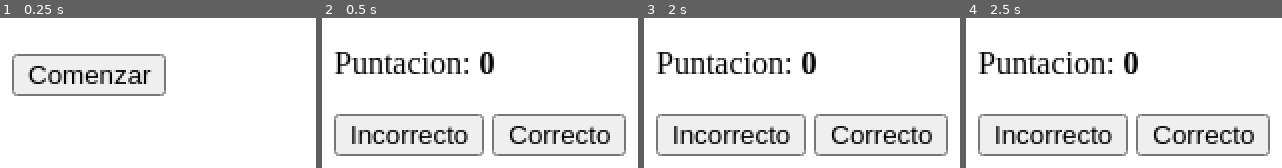
Above: before the commit, frames 1-4 (left to right).
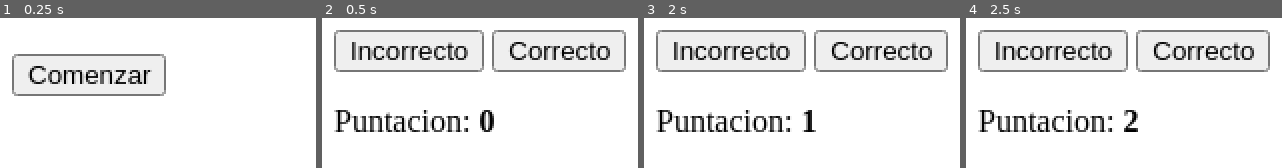
Above: after the commit, the same moments.

Repository: Espexus/btsgame
Game: browser game, page html/jugar.html
The game is run twice, just before and just after one commit, with the same random seed, the same clock (stepped at 60 frames per second) and the same inputs.
Inputs:
- Up to frame 1 (0.25 s): no input
- Up to frame 2 (0.5 s): click "Comenzar" at 0.27 s
- Up to frame 3 (2 s): click "Incorrecto" at 1.27 s; click "Correcto" at 1.87 s
- Up to frame 4 (2.5 s): click "Incorrecto" at 2.02 s; click "Correcto" at 2.47 s

Frame 1 is identical in both runs. In frame 2, 19% of the frame differs, in the area x 3-97%, y 8-92%; in frame 3, 19%; in frame 4, 19%.
Error in both runs: TypeError: Cannot read properties of null (reading 'find')

Commit message:
finalizacion de la logica

Diff:
--- a/html/jugar.html
+++ b/html/jugar.html
@@ -15,10 +15,11 @@
 
     <section class="preguntas" id="preguntas">
 
-        <p>Puntacion: <strong id="puntuacionNumero">0</strong></p>
+
 
         <button id="noPunto" class="boton-pregunta">Incorrecto</button>
         <button id="punto" class="boton-pregunta">Correcto</button>
+        <p>Puntacion: <strong id="puntuacionNumero">0</strong></p>
     </section>
 
     <script src="../js/scriptjuegos.js"></script>
--- a/js/scriptjuegos.js
+++ b/js/scriptjuegos.js
@@ -1,22 +1,25 @@
 (function() {
     let jugadorTurno;
+    let indexPregunta = 0;
+    let puntaje = 0;
+
 
     // vamos a crear aquí las canciones que participan en el concurso
     preguntasPosibles = [
-        {nombre: "Dynamite", imagen: "imgs/Dynamite.jpg"},
-        {nombre: "Butter", imagen: "imgs/Butter.jpg"},
-        {nombre: "Fake Love", imagen: "imgs/Fake Love.jpg"},
-        {nombre: "Spring Day", imagen: "imgs/Spring Day.jpg"},
-        {nombre: "Boy With Luv", imagen: "imgs/Boy With Luv.jpg"},
-        {nombre: "DNA", imagen: "imgs/DNA.jpg"},
-        {nombre: "Blood Sweat & Tears", imagen: "imgs/Blood Sweat & Tears.jpg"},
-        {nombre: "MIC Drop", imagen: "imgs/MIC Drop.jpg"},
-        {nombre: "IDOL", imagen: "imgs/IDOL.jpg"},
-        {nombre: "Black Swan", imagen: "imgs/Black Swan.jpg"},
-        {nombre: "Life Goes On", imagen: "imgs/Life Goes On.jpg"},
-        {nombre: "Fire", imagen: "imgs/Fire.jpg"},
-        {nombre: "Save Me", imagen: "imgs/Save Me.jpg"},
-        {nombre: "Permission to Dance", imagen: "imgs/Permission to Dance.jpg"}
+        {nombre: "Dynamite", imagen: "../imgs/Dynamite.png"},
+        {nombre: "Butter", imagen: "../imgs/Butter.jpg"},
+        {nombre: "Fake Love", imagen: "../imgs/FakeLove.jpg"},
+        {nombre: "Spring Day", imagen: "../imgs/SpringDay.jpg"},
+        {nombre: "Boy With Luv", imagen: "../imgs/BoyWithLuv.jpg"},
+        {nombre: "DNA", imagen: "../imgs/DNA.jpg"},
+        {nombre: "Blood Sweat & Tears", imagen: "../imgs/BloodSweat&Tears.jpg"},
+        {nombre: "MIC Drop", imagen: "../imgs/MICDrop.jpg"},
+        {nombre: "IDOL", imagen: "../imgs/IDOL.jpg"},
+        {nombre: "Black Swan", imagen: "../imgs/BlackSwan.jpg"},
+        {nombre: "Life Goes On", imagen: "../imgs/LifeGoesOn.jpg"},
+        {nombre: "Fire", imagen: "../imgs/Fire.jpg"},
+        {nombre: "Save Me", imagen: "../imgs/SaveMe.jpg"},
+        {nombre: "Permission to Dance", imagen: "../imgs/PermissiontoDance.png"}
     ]
 
     document.addEventListener("DOMContentLoaded", () => {
@@ -25,16 +28,25 @@
 
         if (jugadorTurno == 0){
             botonComenzar.style.display = "none";
+            seccionInicio.innerHTML = "";
+            seccionInicio.display = "block";
 
             jugadores.forEach(jugador => {
                 const p = document.createElement("p");
                 p.classList.add("jugadorPuntacion");
                 p.innerHTML = `Jugador ${jugador.nombre}: ${jugador.puntuacion}`
+
+                seccionInicio.appendChild(p);
             })
+
+
         } else {
             document.getElementById("bienvenida-jugador").innerHTML = `Turno de: ${jugadorTurno.nombre}`
 
             crearPreguntas()
+            actualizarPregunta()
+
+
         }
 
         console.log(jugadorTurno)
@@ -48,12 +60,14 @@
         seccionPreguntas.style.display = "block";
     })
 
+    let preguntas = []
     function crearPreguntas () {
         console.log("ejecuta funcion de crear preguntas")
-        const preguntas = []
         usados = [];
+        preguntas = [];
+
         let numeroRandom = 0;
-        for (i = 0; i <= 10; i++) {
+        for (i = 0; i <= 9; i++) {
             do {
                 numeroRandom = Math.floor(Math.random() * 14)
             } while (usados.includes(numeroRandom))
@@ -62,10 +76,57 @@
             preguntas.push(preguntasPosibles[numeroRandom]);
         }
 
-        console.log(preguntas);
+        return preguntas;
     }
 
-    const indexPregunta = 0;
+    function actualizarPregunta () {
+        if (indexPregunta == 5) {
+            jugadores[jugadores.indexOf(jugadorTurno)].puntuacion = puntaje;
+            jugadores[jugadores.indexOf(jugadorTurno)].jugo = true;
+
+            localStorage.setItem("jugadores", JSON.stringify(jugadores));
+            indexPregunta = 0;
+
+            window.location.reload()
+        }
+        jugadores.indexOf(jugadorTurno);
+
+        const div = document.createElement("div");
+        const imagen = document.createElement("img");
+        imagen.src = preguntas[indexPregunta].imagen;
+        imagen.classList.add("imagen-preguntas");
+
+        const titulo = document.createElement("p");
+        titulo.textContent = preguntas[indexPregunta].nombre;
+        titulo.classList.add("nombre-cancion")
+
+        div.appendChild(imagen);
+        div.appendChild(titulo);
+
+        if (indexPregunta >0) {
+            seccionPreguntas.querySelector("div").remove();
+        }
+        seccionPreguntas.prepend(div);
+
+        indexPregunta +=1;
+        console.log(indexPregunta)
+    }
+
+    document.querySelectorAll(".boton-pregunta").forEach(
+        boton => {
+        boton.addEventListener("click", (e) => {
+            if (e.target.id == "punto") {
+                puntaje += 1;
+                document.getElementById("puntuacionNumero").textContent = puntaje;
+
+            }
+            actualizarPregunta();
+
+        }
+        )
+
+    })
+
     // aqui ira la función de cada vez cuando muestre las preguntas que se hacen
 
 })()
Renamed: imgs/Black Swan.jpg -> imgs/BlackSwan.jpg
Renamed: imgs/Blood Sweat & Tears.jpg -> imgs/BloodSweat&Tears.jpg
Renamed: imgs/Boy With Luv.jpg -> imgs/BoyWithLuv.jpg
Renamed: imgs/Fake Love.jpg -> imgs/FakeLove.jpg
Renamed: imgs/Life Goes On.jpg -> imgs/LifeGoesOn.jpg
Renamed: imgs/MIC Drop.jpg -> imgs/MICDrop.jpg
Renamed: imgs/Permission to Dance.png -> imgs/PermissiontoDance.png
Renamed: imgs/Save Me.jpg -> imgs/SaveMe.jpg
Renamed: imgs/Spring Day.jpg -> imgs/SpringDay.jpg
